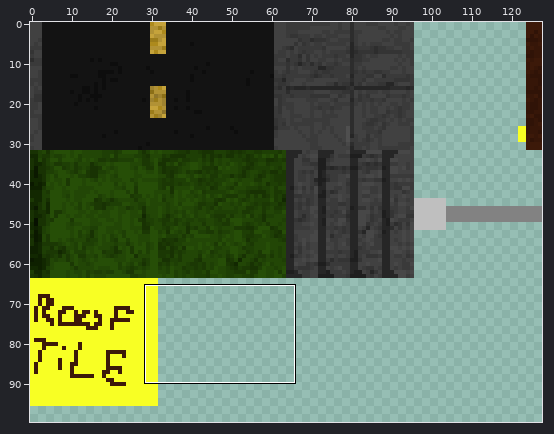
Sprite sheet, stored at sprites/arrival_tilesheet.png. The picture above shows the old version from afar; the outline marks the close-up.
Close-up. Earlier state:
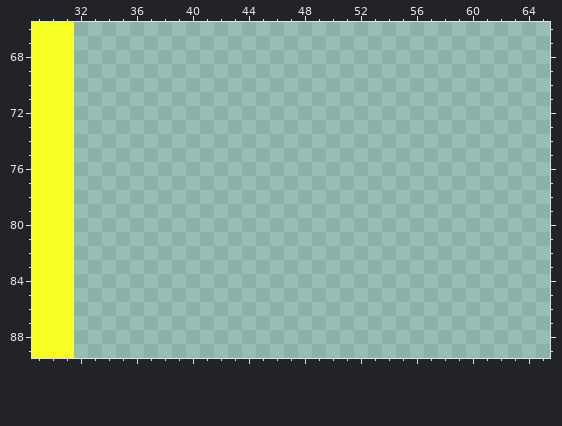
The file is 128x128 pixels. Colours within 5 levels of each other are drawn and written as one. Shown: x 29..65, y 66..89. The wide view leaves out empty margins.
After:
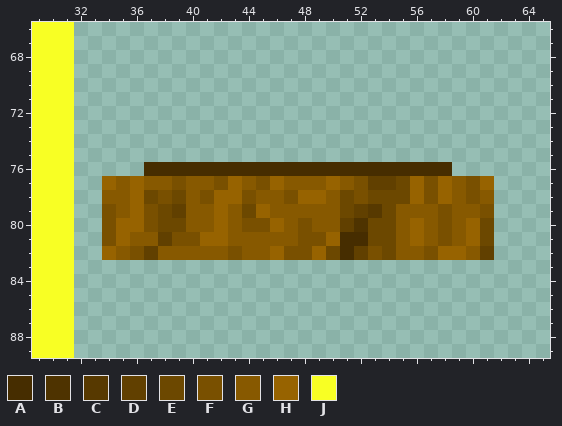
Palette (. is transparent): A #462d00  B #4e3300  C #573900  D #614000  E #6c4800  F #795000  G #875900  H #976300  J #f8ff24
Difference:
@@ x 29..65 @@
 75 JJJ..................................
-76 JJJ..................................
-77 JJJ..................................
-78 JJJ..................................
-79 JJJ..................................
-80 JJJ..................................
-81 JJJ..................................
-82 JJJ..................................
+76 JJJ.....AAAAAAAAAAAAAAAAAAAAAA.......
+77 JJJ..HGHGGFGGFHGFHGGGHGFDDEHFHGFH....
+78 JJJ..GGHEFEGFHHFGGFHHGEFEEEHFHGFG....
+79 JJJ..FGHFEDGGHGEHGGGGGEDCEGGGFGGF....
+80 JJJ..FHHFEEGGHGFFHGFGGDBEEGHGFGHE....
+81 JJJ..FHGGDFFHHGGGGGFFHAAEEGHGFGHE....
+82 JJJ..HGFDGGGGGFGGHFFHEADFEGGFHHGD....
 83 JJJ..................................
